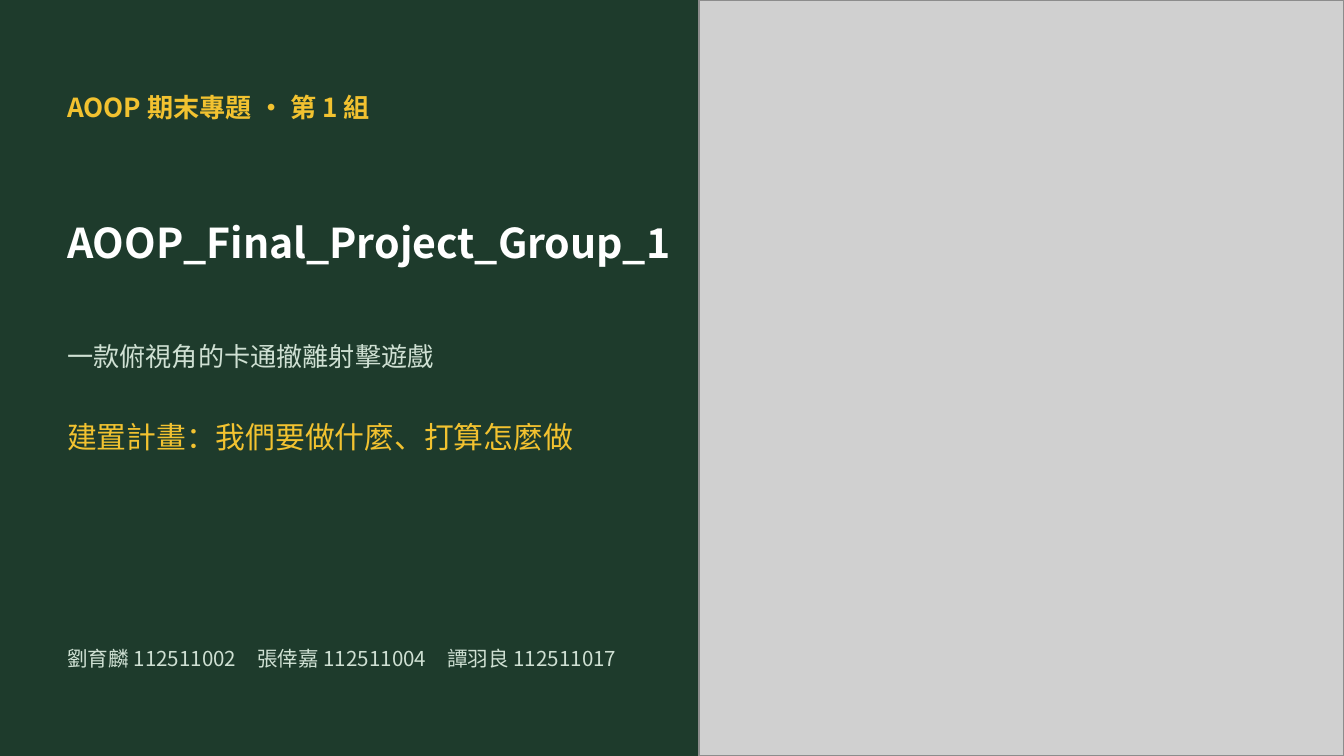
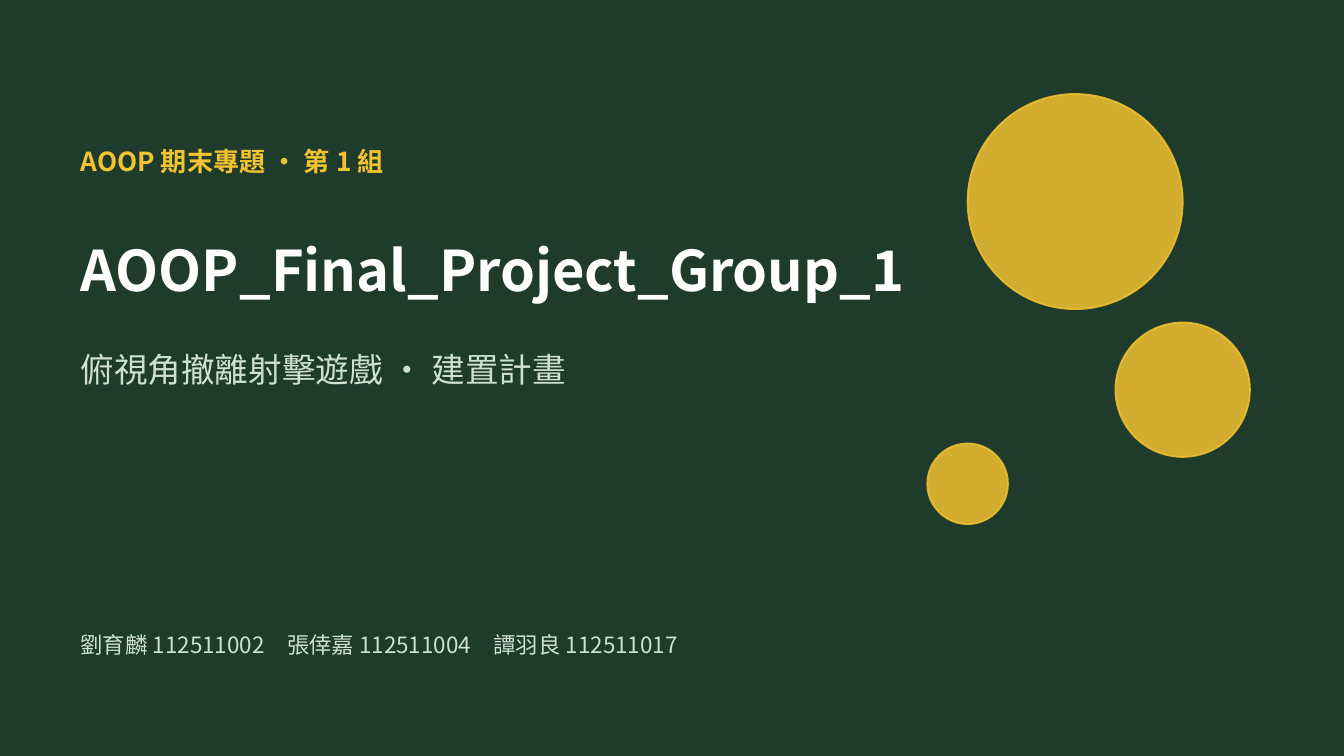
Before and after one commit to MoobyMoo/AOOP_Final_Project_Group_1, a slide deck: slide 1 of docs/AOOP_Group1_Build_Plan.pptx. Drawn at 1344x756 pixels with LibreOffice and Linux fonts; fonts in the diff are those of the drawing; grey boxes stand for pictures. Boxes give left, top, right and bottom in pixels: in the first picture for what was removed or moved away, otherwise in the second. Text is boxed around its words. In the diff, an @@ line names an element or a change of style, - is before the commit and + after.

```diff
--- a/docs/AOOP_Group1_Build_Plan.pptx
+++ b/docs/AOOP_Group1_Build_Plan.pptx
@@ picture removed at [699, 0, 1344, 755] @@
@@ ellipse added at [968, 94, 1183, 309], fill #F2C230 at 85% opacity, outline #F2C230 1 pt @@
@@ text "AOOP 期末專題 · 第 1 ...": place and size @@
-text "AOOP 期末專題 · 第 1 ..." at [67, 94, 370, 120]
+text "AOOP 期末專題 · 第 1 ..." at [81, 148, 383, 174]
@@ text "AOOP_Final_Project_Group_1": place and size @@
-text "AOOP_Final_Project_Group_1" at [67, 224, 670, 268]
+text "AOOP_Final_Project_Group_1" at [81, 245, 905, 304]
@@ text "AOOP_Final_Project_Group_1" at [81, 245, 905, 304]: size 22 to 30 pt @@
@@ ellipse added at [1116, 323, 1250, 457], fill #F2C230 at 85% opacity, outline #F2C230 1 pt @@
@@ text at [81, 353, 566, 385]: text changed; size 14 to 18 pt @@
-一款俯視角的卡通撤離射擊遊戲
+俯視角撤離射擊遊戲 · 建置計畫
@@ text removed at [67, 423, 573, 451] @@
-建置計畫：我們要做什麼、打算怎麼做
@@ ellipse added at [927, 444, 1008, 524], fill #F2C230 at 85% opacity, outline #F2C230 1 pt @@
@@ text "劉育麟 112511002 張倖嘉 112511004 譚羽良 ...": place and size @@
-text "劉育麟 112511002 張倖嘉 112511004 譚羽良 ..." at [67, 648, 617, 668]
+text "劉育麟 112511002 張倖嘉 112511004 譚羽良 ..." at [81, 634, 678, 655]
@@ text "劉育麟 112511002 張倖嘉 112511004 譚羽良 ..." at [81, 634, 678, 655]: size 11 to 12 pt @@
```
Also in this commit, not shown: 6 other slides changed, 2 slides added, 1 slide removed, 4 other files.
